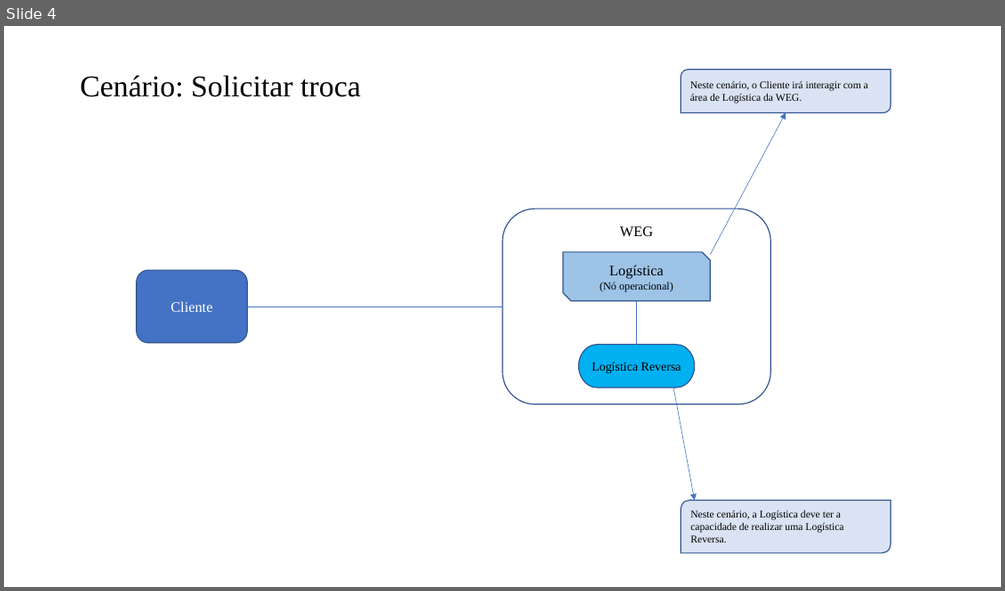
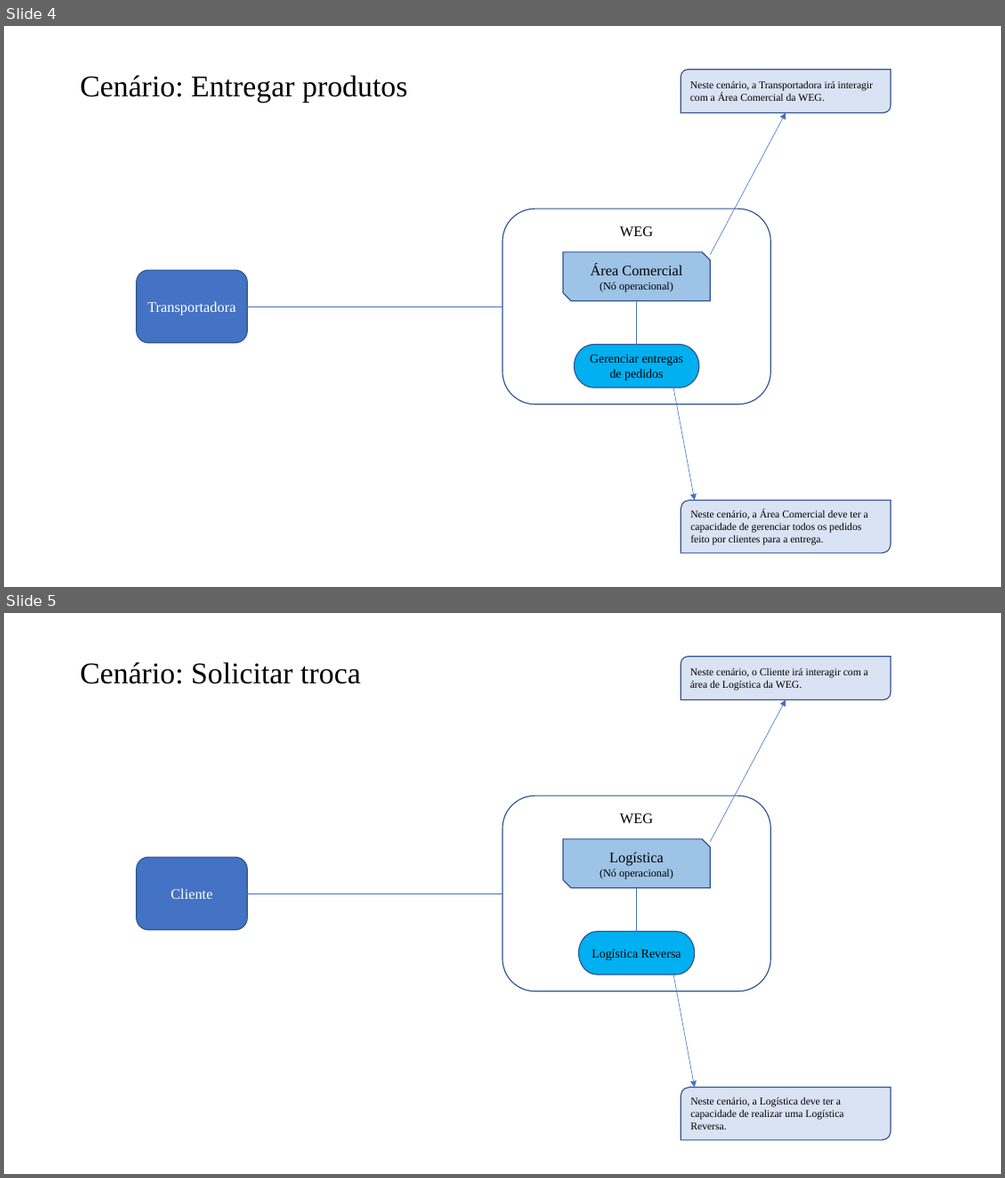
Before and after one commit to IMP-CaioCiaron/Eng-Requisitos, a slide deck: 15. Arquitetura de Negócio para cada Cenário.pptx. Shown one above the other, each under a label of ours: slide 4 before the commit, slides 4 and 5 after it. The pictures are 1005x591 and 1005x1178 pixels, drawn with LibreOffice and Linux fonts; fonts in the diff are those of the drawing. Boxes give left, top, right and bottom in pixels: in the first picture for what was removed or moved away, otherwise in the second. Text is boxed around its words. In the diff, an @@ line names an element or a change of style, - is before the commit and + after.

```diff
--- a/15. Arquitetura de Negócio para cada Cenário.pptx
+++ b/15. Arquitetura de Negócio para cada Cenário.pptx
@@ slide 4 added at (4, 26, 1001, 587), background #FFFFFF @@
@@ title added at (80, 75, 407, 102), 29 pt, text #000000 @@
+Cenário: Entregar produtos
@@ round diag rect added at (680, 70, 890, 112), fill #DAE3F3, outline #325491 1 pt, 10 pt, text #000000 @@
+Neste cenário, a Transportadora irá interagir com a Área Comercial da WEG.
@@ arrow added from (710, 254) to (785, 112), #4472C4 0.5 pt @@
@@ rounded rectangle added at (502, 208, 771, 403), fill #FFFFFF, outline #325491 1 pt, 14 pt, text #000000 @@
+WEG
@@ snip diag rect added at (563, 252, 711, 300), fill #9DC3E6, outline #325491 1 pt, 10.5 pt, text #000000 @@
+Área Comercial
+(Nó operacional)
@@ rounded rectangle added at (137, 270, 247, 342), fill #4472C4, outline #325491 1 pt, 14 pt, text #FFFFFF @@
+Transportadora
@@ line added from (247, 306) to (502, 306), #4472C4 0.5 pt @@
@@ line added from (637, 301) to (637, 345), #4472C4 0.5 pt @@
@@ pill shape added at (574, 345, 699, 388), fill #00B0F0, outline #325491 1 pt, 12 pt, text #000000 @@
+Gerenciar entregas de pedidos
@@ arrow added from (673, 387) to (695, 500), #4472C4 0.5 pt @@
@@ round diag rect added at (680, 500, 890, 553), fill #DAE3F3, outline #325491 1 pt, 10 pt, text #000000 @@
+Neste cenário, a Área Comercial deve ter a capacidade de gerenciar todos os pedidos feito por clientes para a entrega.
@@ what was slide 4 is now slide 5 @@
```
Also in this commit, not shown: 2 slides changed, 2 other files.
